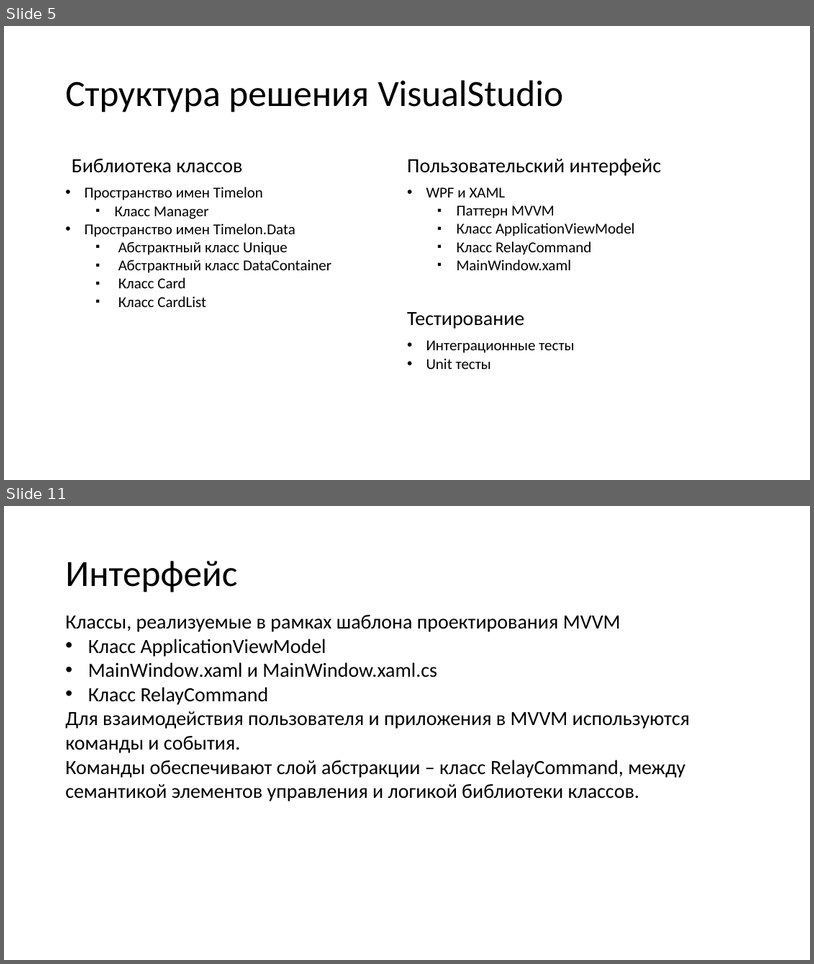
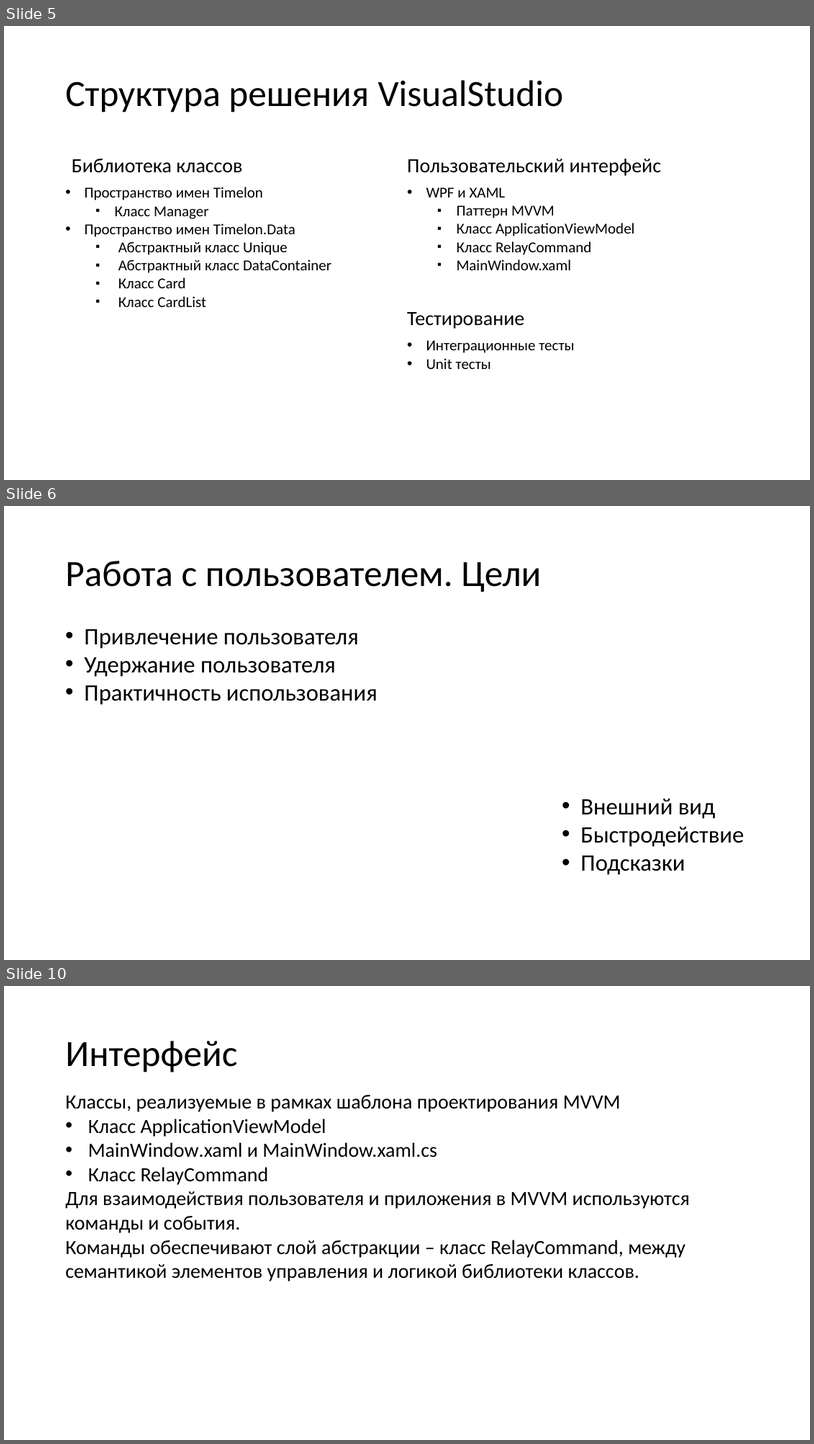
Before and after one commit to N0tilT/Timelon, a slide deck: docs/Timelon.pptx. Shown one above the other, each under a label of ours: slides 5 and 11 before the commit, slides 5, 6 and 10 after it; the slides between them are not shown. The pictures are 814x964 and 814x1444 pixels, drawn with LibreOffice and Linux fonts; fonts in the diff are those of the drawing. Boxes give left, top, right and bottom in pixels: in the first picture for what was removed or moved away, otherwise in the second. Text is boxed around its words. In the diff, an @@ line names an element or a change of style, - is before the commit and + after.

```diff
--- a/docs/Timelon.pptx
+++ b/docs/Timelon.pptx
@@ slide 6 added at bbox=[4, 506, 810, 960], background #FFFFFF @@
@@ title added at bbox=[65, 561, 541, 592], 44 pt, text #000000 @@
+Работа с пользователем. Цели
@@ text added at bbox=[84, 629, 378, 705], 28 pt, text #000000 @@
+• Привлечение пользователя
+• Удержание пользователя
+• Практичность использования
@@ text added at bbox=[581, 798, 744, 875], 28 pt, text #000000 @@
+• Внешний вид
+• Быстродействие
+• Подсказки
@@ what was slide 11 is now slide 10 @@
```
Also in this commit, not shown: 3 other slides added, 5 slides removed.
